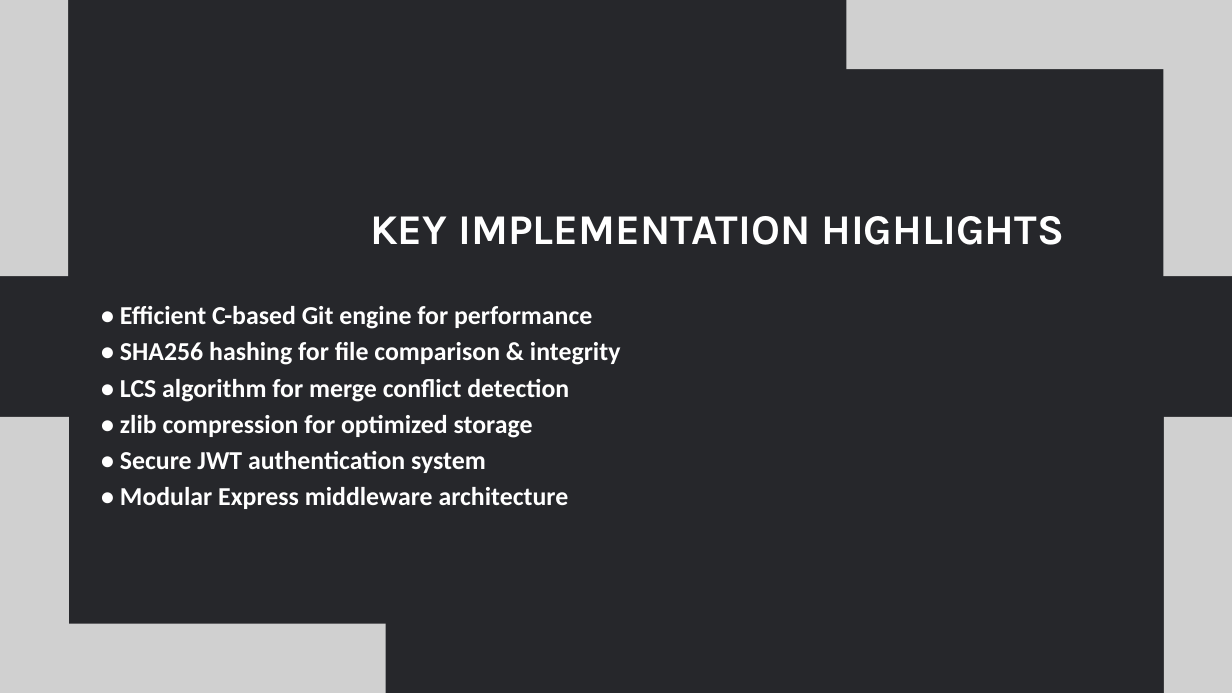
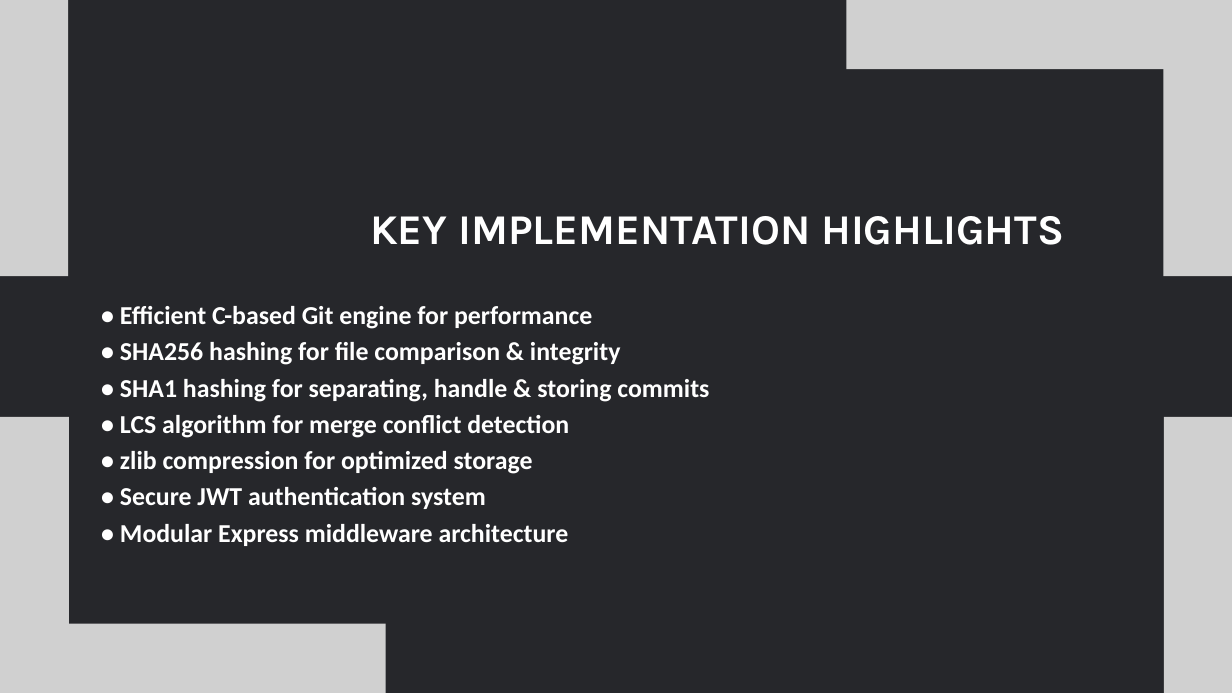
Before and after one commit to ElementaleLord/Chizel, a slide deck: slide 8 of docs/FYP Presentation.pptx. Drawn at 1232x693 pixels with LibreOffice and Linux fonts; fonts in the diff are those of the drawing; grey boxes stand for pictures. Boxes give left, top, right and bottom in pixels: in the first picture for what was removed or moved away, otherwise in the second. Text is boxed around its words. In the diff, an @@ line names an element or a change of style, - is before the commit and + after.

```diff
--- a/docs/FYP Presentation.pptx
+++ b/docs/FYP Presentation.pptx
@@ text at (x1=120, y1=379, x2=709, y2=402): paragraph added @@
+• SHA1 hashing for separating, handle & storing commits
```
Also in this commit, not shown: 6 other slides changed.
